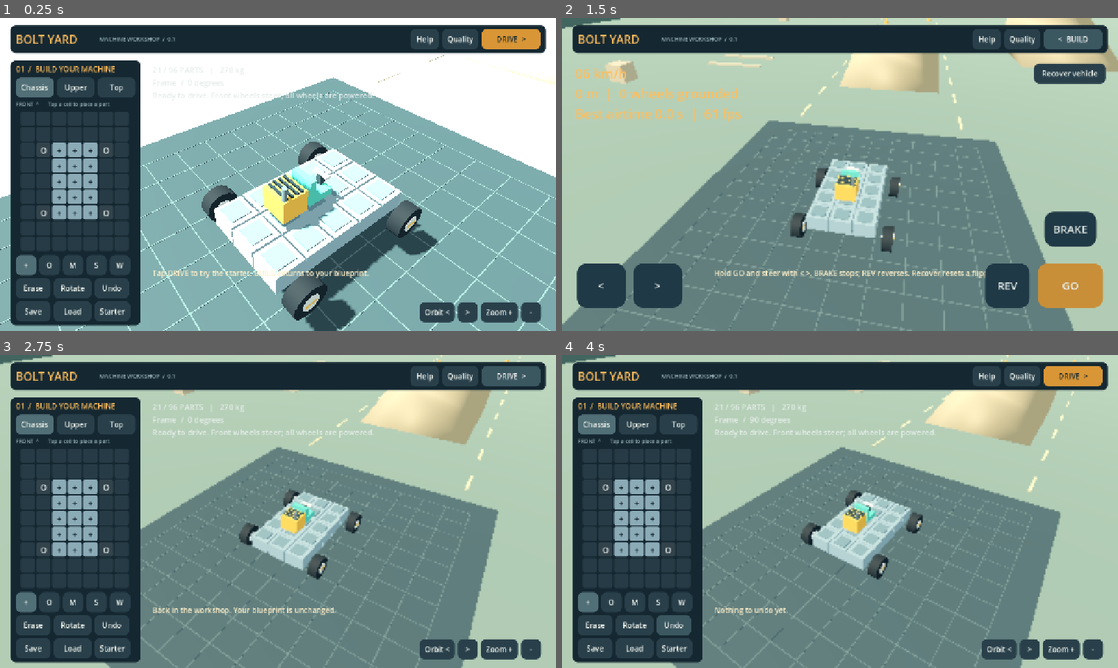
Above: before the commit, frames 1-4 (two rows, left to right).
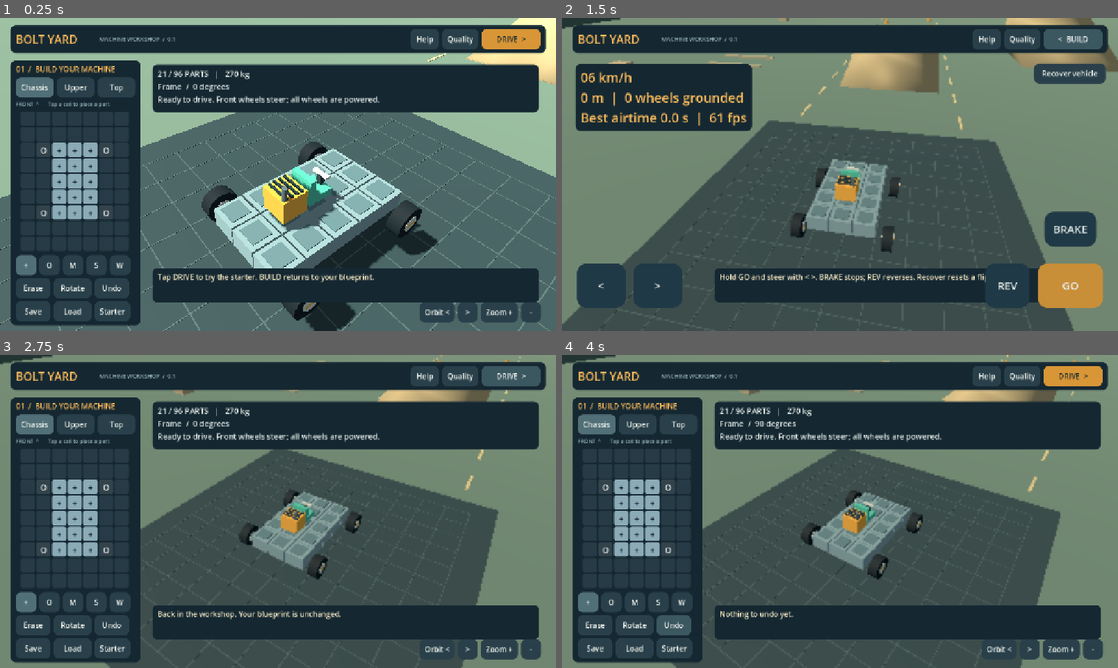
Above: after the commit, the same moments.

Repository: braydenparker999/Boltyard
Game: Godot game, scene res://main.tscn
The game is run twice, just before and just after one commit, with the same random seed, the same clock (stepped at 60 frames per second) and the same inputs.
Inputs:
- Up to frame 1 (0.25 s): no input
- Up to frame 2 (1.5 s): click "Quality" at 0.5 s; click "DRIVE >" at 1.25 s
- Up to frame 3 (2.75 s): click "< BUILD" at 2 s
- Up to frame 4 (4 s): click "Rotate" at 2.75 s; click "Undo" at 3.5 s

The runs differ from the first frame. In frame 1, 70% of the frame differs, in the area x 0-100%, y 0-100%; in frame 2, 84%; in frame 3, 70%; in frame 4, 70%.

Commit message:
Fix overexposed yard lighting and improve status text contrast

Diff:
--- a/scripts/main.gd
+++ b/scripts/main.gd
@@ -162,10 +162,12 @@
 	button(saves, "Load", load_build, 87)
 	button(saves, "Starter", starter, 80)
 	info = label(ui, "", 18)
+	info.add_theme_stylebox_override("normal", style(Color("152832")))
 	info.position = Vector2(350, 106)
 	info.autowrap_mode = TextServer.AUTOWRAP_WORD_SMART
 	info.size = Vector2(580, 110)
 	message = label(ui, "", 17, Color("fff0ca"))
+	message.add_theme_stylebox_override("normal", style(Color("152832")))
 	message.autowrap_mode = TextServer.AUTOWRAP_WORD_SMART
 	message.position = Vector2(350, 575)
 	message.size = Vector2(680, 80)
@@ -181,6 +183,7 @@
 	ui.add_child(drive_panel)
 	drive_panel.hide()
 	speed_label = label(drive_panel, "0 km/h", 30, Color("ffbd5b"))
+	speed_label.add_theme_stylebox_override("normal", style(Color("152832")))
 	speed_label.position = Vector2(30, 105)
 	var recovery = button(drive_panel, "Recover vehicle", recover, 165)
 	recovery.name = "Recover"
@@ -402,6 +405,7 @@
 
 func toast(text: String) -> void:
 	message.text = text
+	message.show()
 	toast_time = 8.0
 
 func _physics_process(_delta: float) -> void:
@@ -416,6 +420,7 @@
 	toast_time -= delta
 	if toast_time <= 0:
 		message.text = ""
+		message.hide()
 	var desired: Vector3
 	if driving and is_instance_valid(car):
 		var target = car.global_position + Vector3.UP * 0.8
--- a/scripts/yard.gd
+++ b/scripts/yard.gd
@@ -8,14 +8,14 @@
 	settings.background_color = Color("9ab7c2")
 	settings.ambient_light_source = Environment.AMBIENT_SOURCE_COLOR
 	settings.ambient_light_color = Color("dae7e6")
-	settings.ambient_light_energy = 0.65
-	settings.tonemap_mode = Environment.TONE_MAPPER_FILMIC
+	settings.ambient_light_energy = 0.3
+	settings.tonemap_mode = Environment.TONE_MAPPER_LINEAR
 	environment.environment = settings
 	add_child(environment)
 	var sun = DirectionalLight3D.new()
 	sun.rotation_degrees = Vector3(-55, -32, 0)
 	sun.light_color = Color("fff1d3")
-	sun.light_energy = 1.3
+	sun.light_energy = 0.85
 	sun.shadow_enabled = true
 	sun.directional_shadow_max_distance = 55
 	add_child(sun)
Not shown, changed: tools/ci_build.sh
